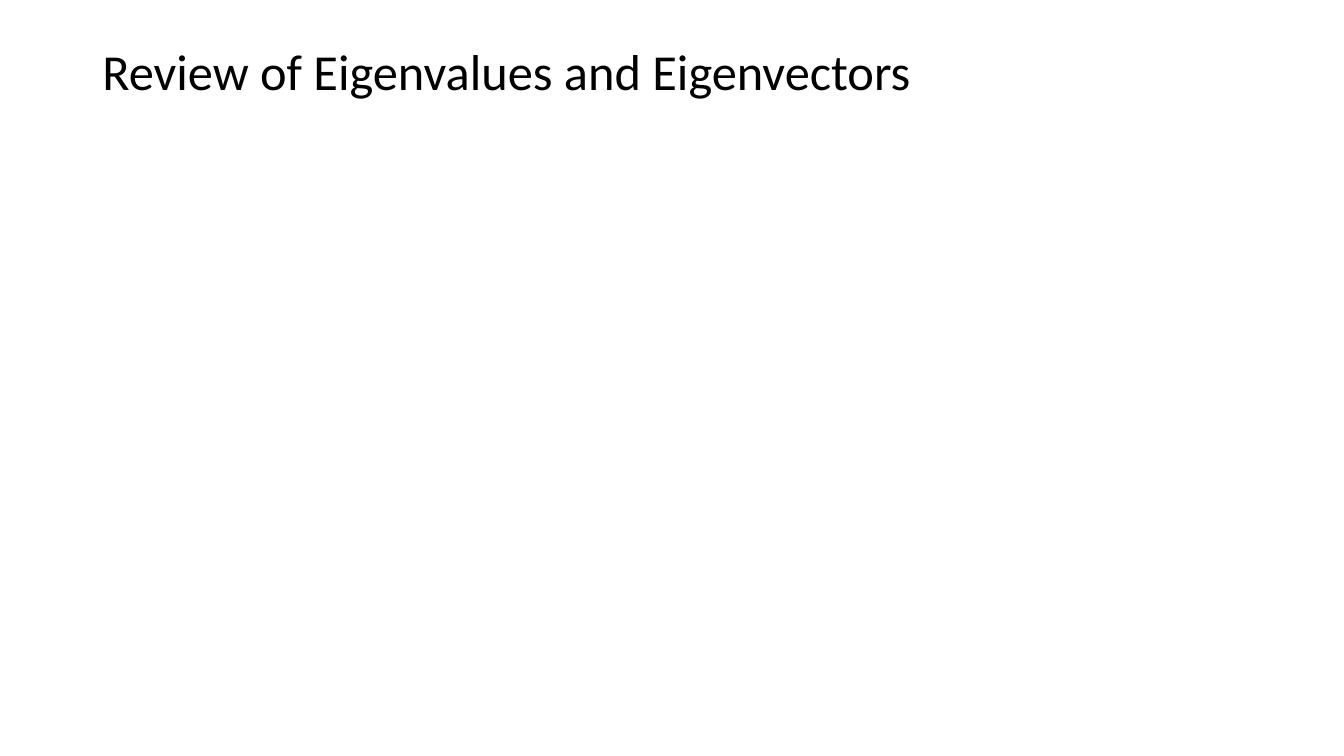
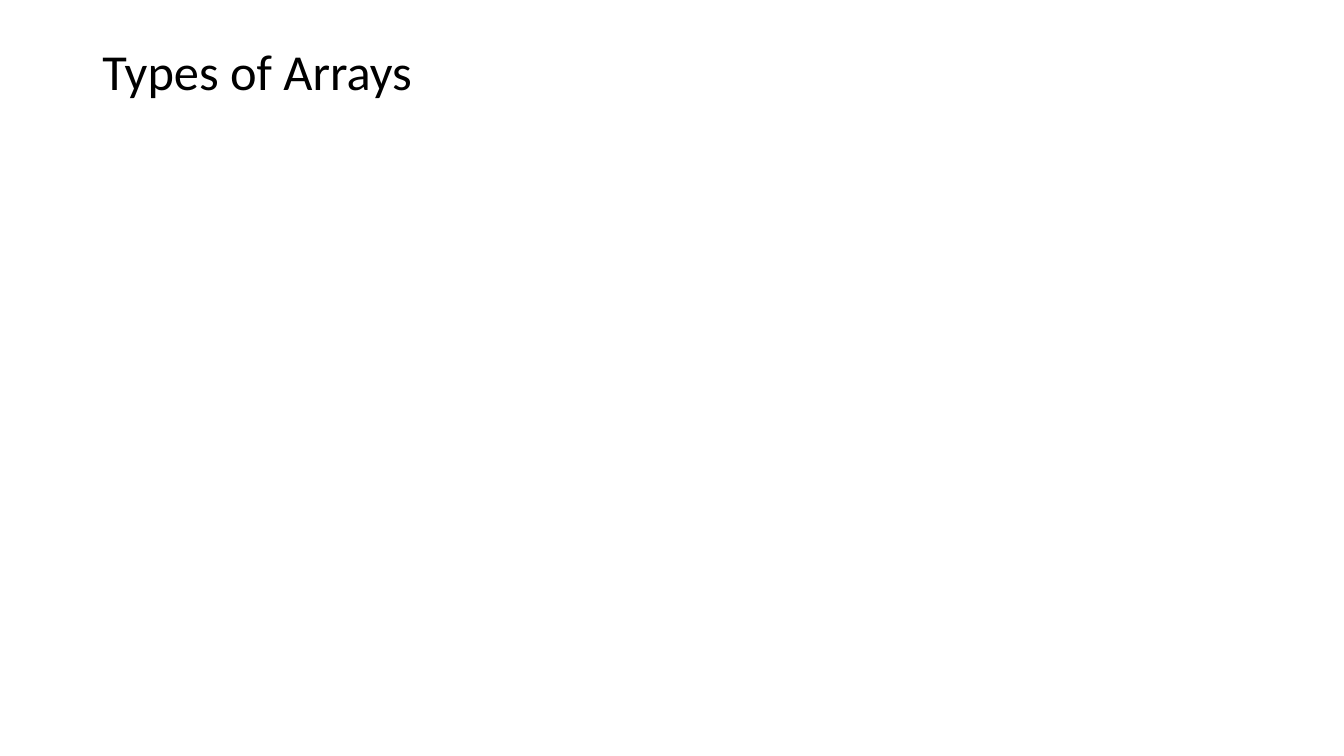
Before and after one commit to StephenElston/CSCI-E25, a slide deck: slide 3 of SuplementaryMaterial/ReviewOfLinearAlgebra.pptx. Drawn at 1344x756 pixels with LibreOffice and Linux fonts; fonts in the diff are those of the drawing; grey boxes stand for pictures. Boxes give left, top, right and bottom in pixels: in the first picture for what was removed or moved away, otherwise in the second. Text is boxed around its words. In the diff, an @@ line names an element or a change of style, - is before the commit and + after.

Commit message:
Updates to linear algebra review slides

```diff
--- a/SuplementaryMaterial/ReviewOfLinearAlgebra.pptx
+++ b/SuplementaryMaterial/ReviewOfLinearAlgebra.pptx
@@ title at (x1=102, y1=55, x2=411, y2=98): text changed @@
-Review of Eigenvalues and Eigenvectors
+Types of Arrays
```
Also in this commit, not shown: 12 other slides changed, 4 slides added, 5 slides removed.
